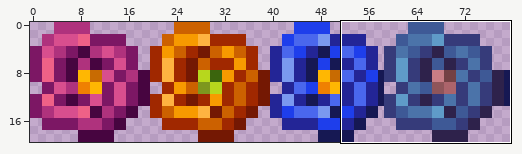
File history of a sprite sheet, Resources/Textures/Projectiles/Flower.png. Above, an overview of the earlier version with the close-up marked.
Close-up. Before the commit:
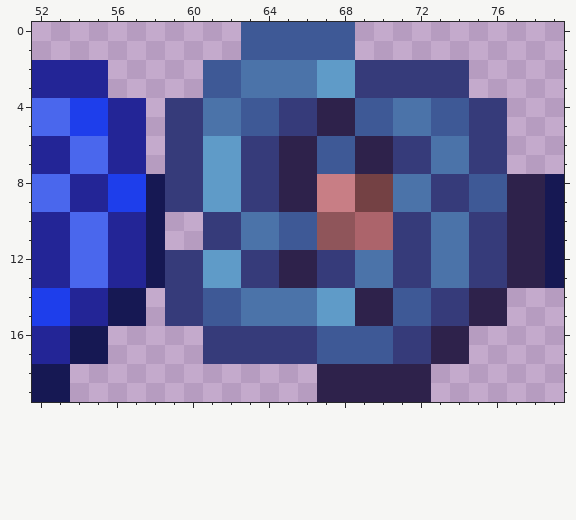
The file is 80x20 pixels. Shown: x 52..79, y 0..19.
After:
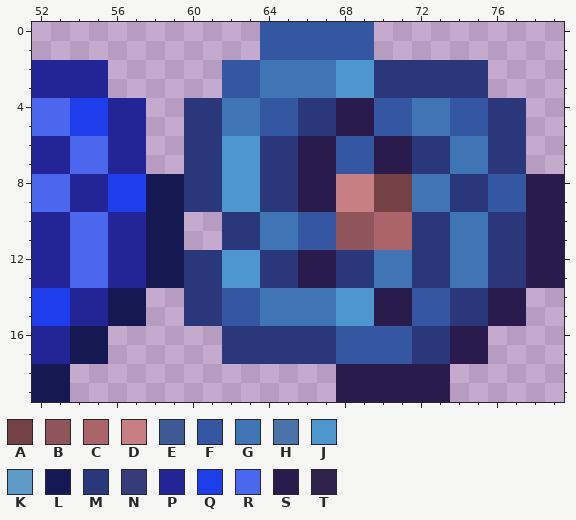
Palette (. is transparent): A #744144  B #8f555a  C #ac646b  D #c87e85  E #3e5996  F #3556a0  G #3f75b4  H #4b73a9  J #4e97ce  K #5f9bc8  L #161853  M #2b377b  N #363b7a  P #232596  Q #1e3eeb  R #4a67ed  S #2a1b4d  T #2e224b
Change:
Changed rows in their new state; - is an unchanged pixel.
first column x 59:
 0 ----.FFFFFF----------
 1 ----.FFFFFF----------
 2 --.FFGGGGJJMMMMMM----
 3 --.FFGGGGJJMMMMMM----
 4 .MMGGFFMMSSFFGGFFMM--
 5 .MMGGFFMMSSFFGGFFMM--
 6 .MMJJMMSSFFSSMMGGMM--
 7 .MMJJMMSSFFSSMMGGMM--
 8 LMMJJMMSS-D-AGGMMFFSS
 9 LMMJJMMSS-D-AGGMMFFSS
10 L-.MMGGFF-B-CMMGGMMSS
11 L-.MMGGFF-B-CMMGGMMSS
12 LMMJJMMSSMMGGMMGGMMSS
13 LMMJJMMSSMMGGMMGGMMSS
14 .MMFFGGGGJJSSFFMMSS--
15 .MMFFGGGGJJSSFFMMSS--
16 --.MMMMMMFFFFMMSS----
17 --.MMMMMMFFFFMMSS----
18 --------.SSSSSS------
19 --------.SSSSSS------
